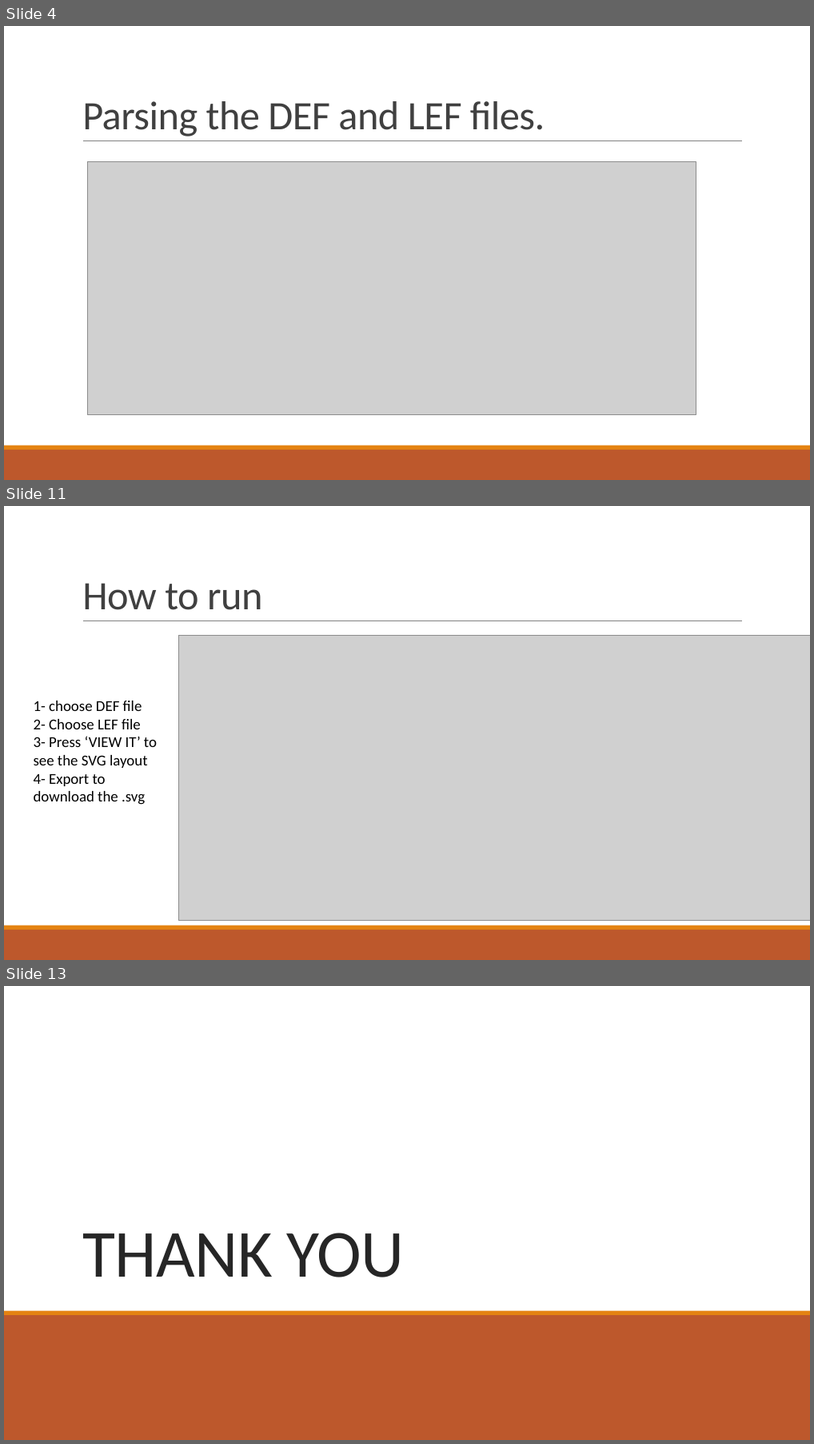
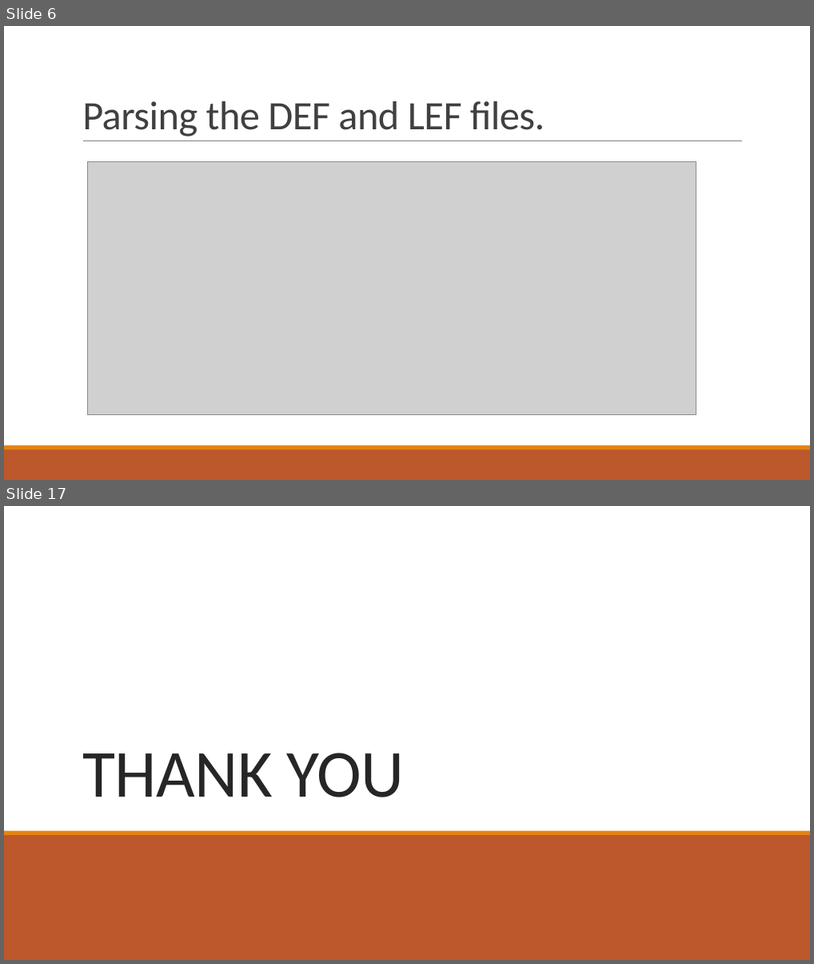
Before and after one commit to AhmedSharaf98/DEF-to-SVG, a slide deck: docs/DEF-LEF to SVG.pptx. Shown one above the other, each under a label of ours: slides 4, 11 and 13 before the commit, slides 6 and 17 after it; the slides between them are not shown. The pictures are 814x1444 and 814x964 pixels, drawn with LibreOffice and Linux fonts; fonts in the diff are those of the drawing; grey boxes stand for pictures. Boxes give left, top, right and bottom in pixels: in the first picture for what was removed or moved away, otherwise in the second. Text is boxed around its words. In the diff, an @@ line names an element or a change of style, - is before the commit and + after.

```diff
--- a/docs/DEF-LEF to SVG.pptx
+++ b/docs/DEF-LEF to SVG.pptx
@@ slide 11 removed at <box>4,506,810,960</box>, background #FFFFFF; not listed: 3 template elements that a slide beside it also shows @@
@@ title removed at <box>82,583,262,610</box> @@
-How to run
@@ picture removed at <box>179,636,810,920</box> @@
@@ text removed at <box>34,700,157,804</box> @@
-1- choose DEF file
-2- Choose LEF file
-3- Press ‘VIEW IT’ to see the SVG layout
-4- Export to download the .svg
@@ what was slide 4 is now slide 6 @@
@@ what was slide 13 is now slide 17 @@
```
Also in this commit, not shown: 9 slides changed, 6 slides added, 1 other slide removed, 1 other file.
